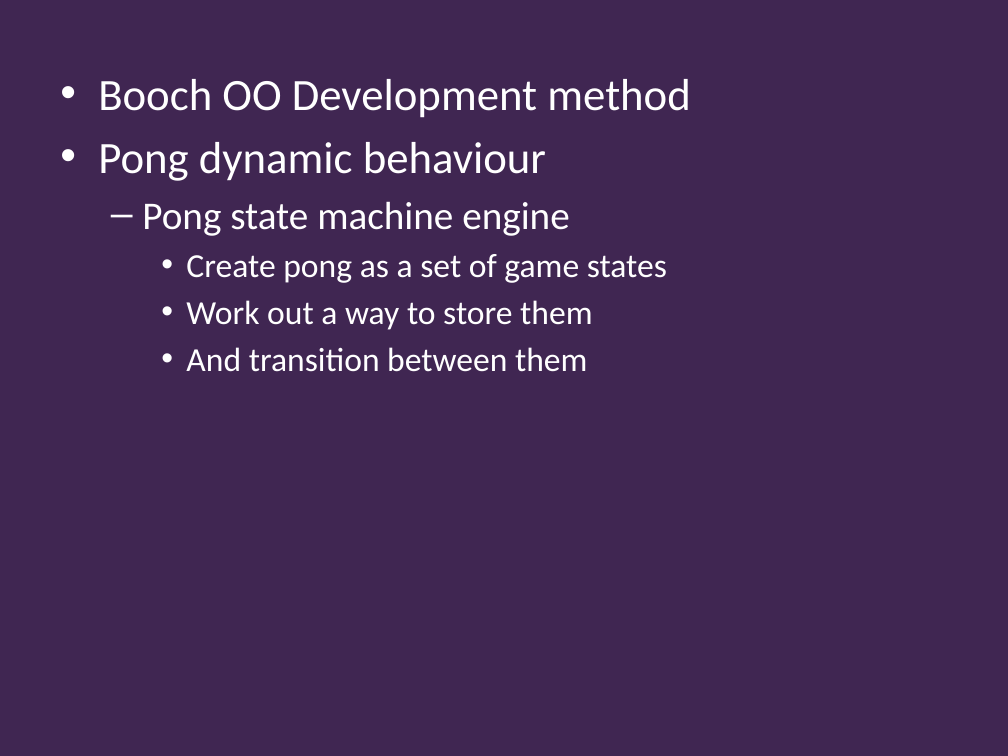
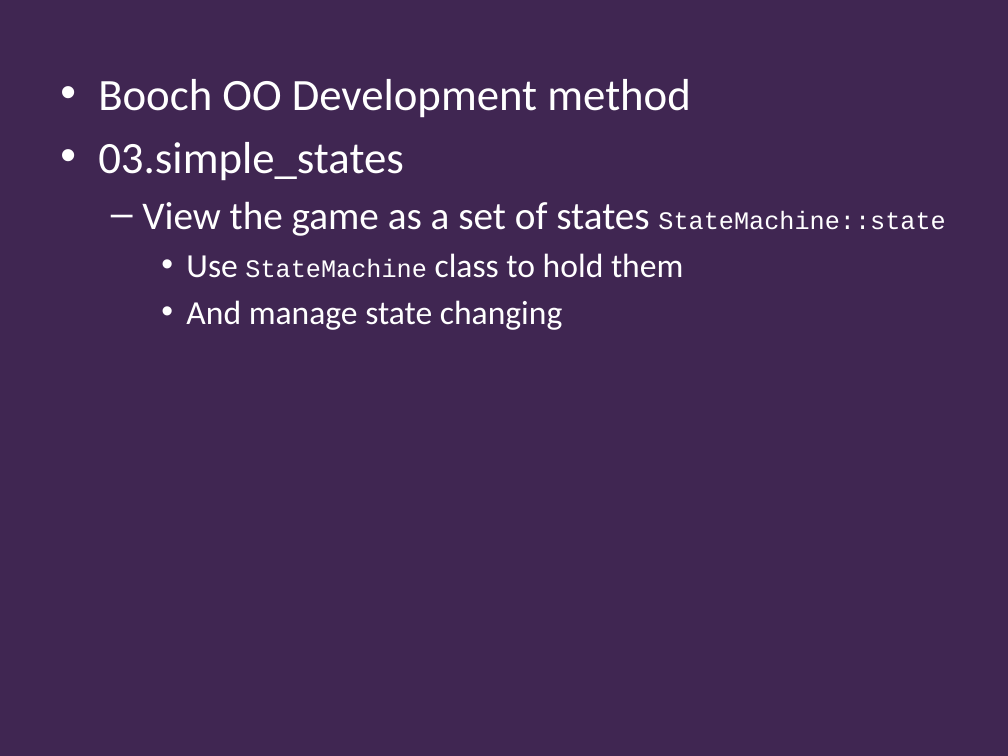
Before and after one commit to Falmouth-Games-Academy/ba-course-materials, a slide deck: slide 19 of GAM340/05/programming/2019-20-GAM340-05-programming-workshop.pptx. Drawn at 1008x756 pixels with LibreOffice and Linux fonts; fonts in the diff are those of the drawing; background and template pictures are left out. Boxes give left, top, right and bottom in pixels: in the first picture for what was removed or moved away, otherwise in the second. Text is boxed around its words. In the diff, an @@ line names an element or a change of style, - is before the commit and + after.

```diff
--- a/GAM340/05/programming/2019-20-GAM340-05-programming-workshop.pptx
+++ b/GAM340/05/programming/2019-20-GAM340-05-programming-workshop.pptx
@@ text at (x1=98, y1=142, x2=945, y2=330): text changed @@
-• Pong dynamic behaviour
-  – Pong state machine engine
-    • Create pong as a set of game states
-    • Work out a way to store them
-    • And transition between them
+• 03.simple_states
+  – View the game as a set of states StateMachine::state
+    • Use StateMachine class to hold them
+    • And manage state changing
```
Also in this commit, not shown: 2 other slides changed, 1 other file.
